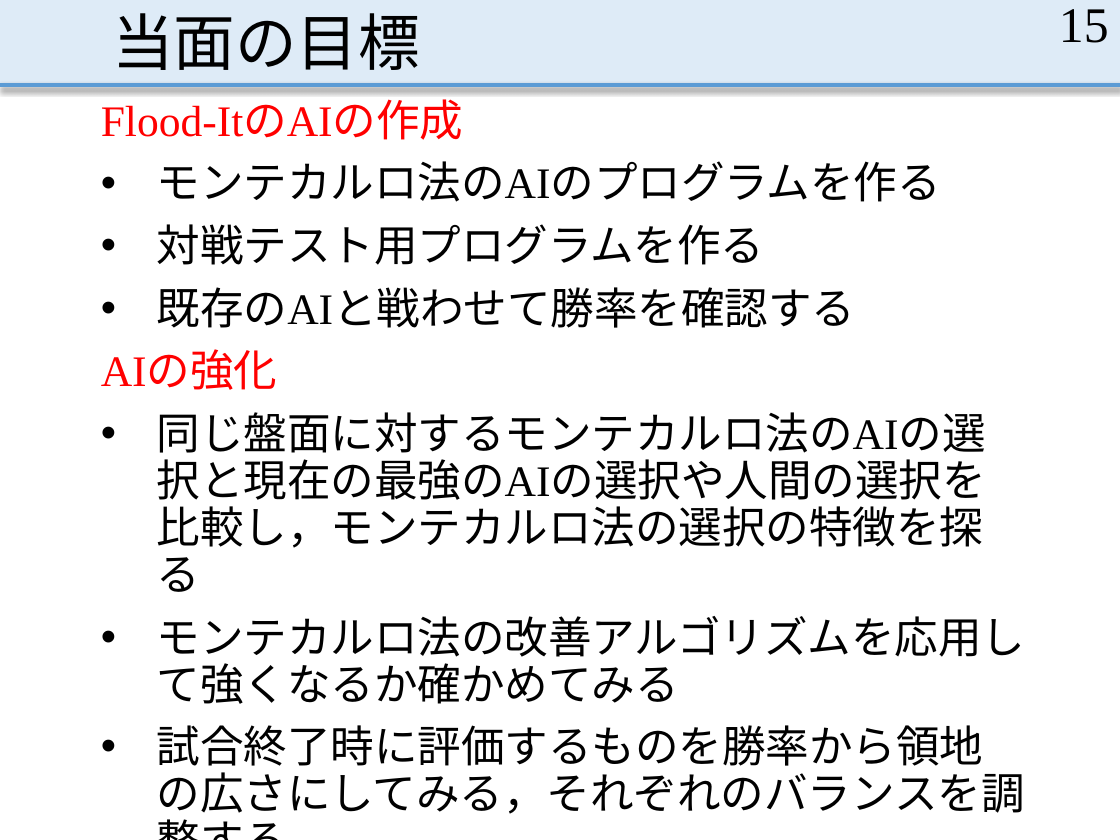
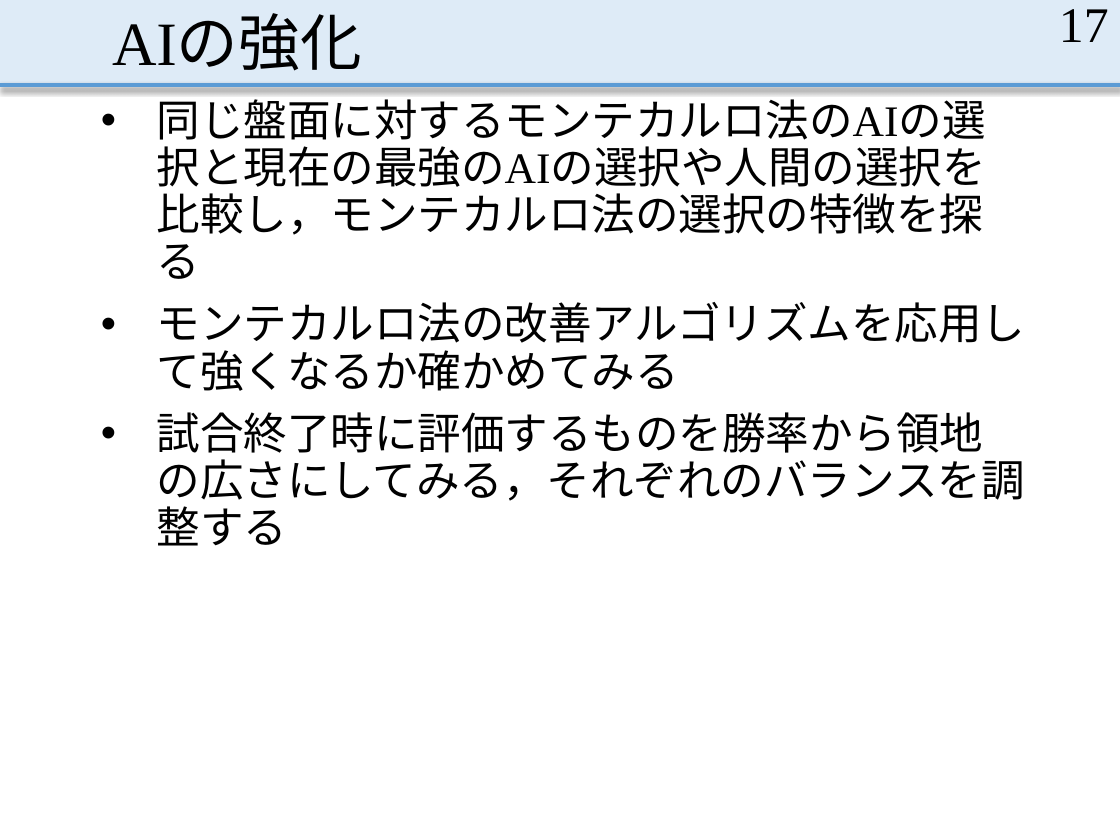
Before and after one commit to MasayaOda/SR, a slide deck: slide 17 of 中間発表.pptx (slide 15 before the commit). Drawn at 1120x840 pixels with LibreOffice and Linux fonts; fonts in the diff are those of the drawing. Boxes give left, top, right and bottom in pixels: in the first picture for what was removed or moved away, otherwise in the second. Text is boxed around its words. In the diff, an @@ line names an element or a change of style, - is before the commit and + after.

```diff
--- a/中間発表.pptx
+++ b/中間発表.pptx
@@ title at (112, 17, 362, 71): text changed @@
-当面の目標
+AIの強化
@@ page number at (1059, 9, 1109, 42): text changed @@
-15
+17
@@ text at (101, 101, 941, 390): paragraphs removed @@
-Flood-ItのAIの作成
-• モンテカルロ法のAIのプログラムを作る
-• 対戦テスト用プログラムを作る
-• 既存のAIと戦わせて勝率を確認する
-AIの強化
```
Also in this commit, not shown: 8 other slides changed, 6 slides added, 1 slide removed.
